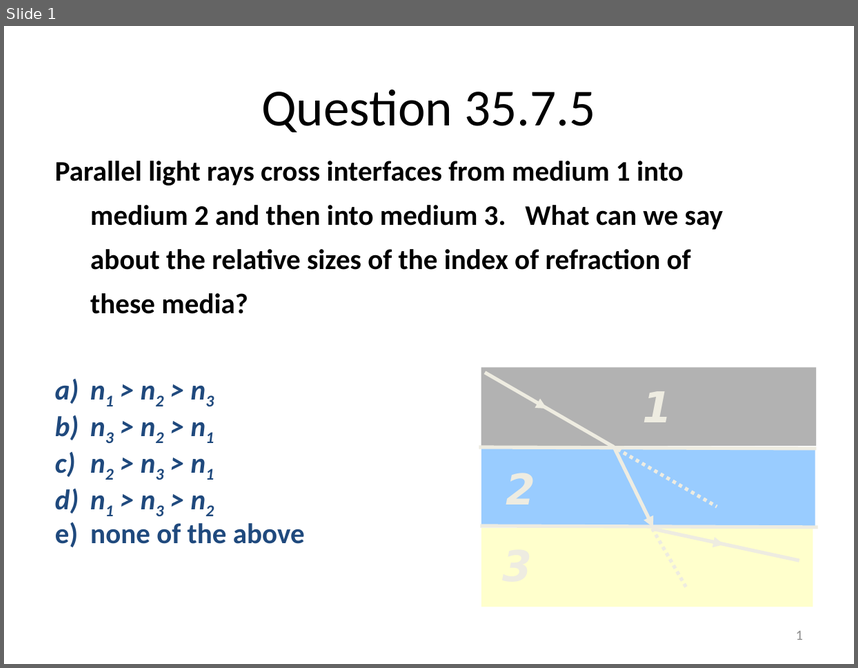
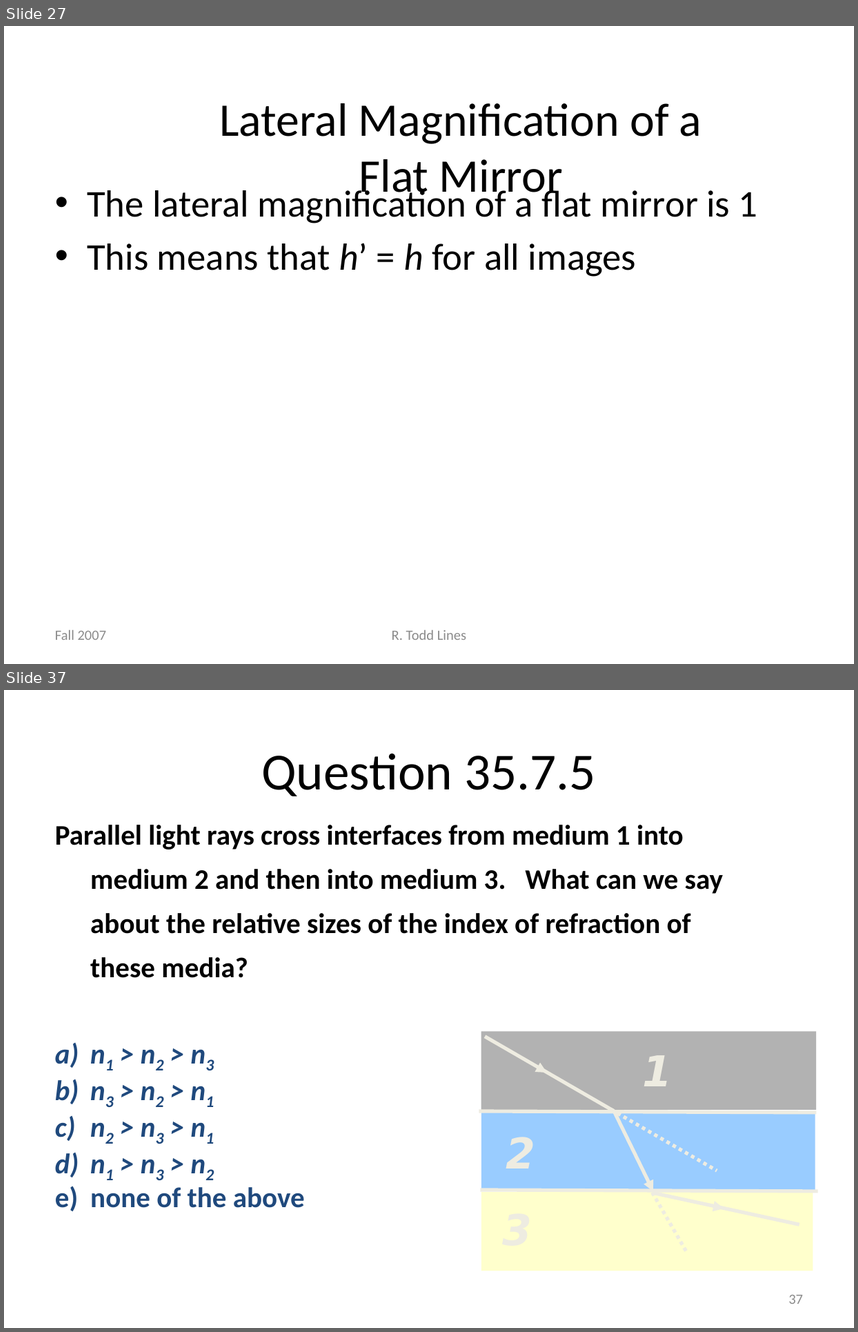
Before and after one commit to rtlines/Introductory-Physics-II, a slide deck: Lecture_Slides/PH 123 Lecture 15.pptx. Shown one above the other, each under a label of ours: slide 1 before the commit, slides 27 and 37 after it; the slides between them are not shown. The pictures are 858x668 and 858x1332 pixels, drawn with LibreOffice and Linux fonts; fonts in the diff are those of the drawing. Boxes give left, top, right and bottom in pixels: in the first picture for what was removed or moved away, otherwise in the second. Text is boxed around its words. In the diff, an @@ line names an element or a change of style, - is before the commit and + after.

```diff
--- a/Lecture_Slides/PH 123 Lecture 15.pptx
+++ b/Lecture_Slides/PH 123 Lecture 15.pptx
@@ slide 27 added at (4,26,854,664), background #FFFFFF @@
@@ title added at (220,103,702,203), 39.6 pt, text #000000 @@
+Lateral Magnification of a Flat Mirror
@@ text added at (87,185,758,276), 32 pt, text #000000 @@
+• The lateral magnification of a flat mirror is 1
+• This means that h’ = h for all images
@@ text added at (55,630,107,639), 12 pt, text #8C8C8C @@
+Fall 2007
@@ text added at (392,630,466,639), 12 pt, text #8C8C8C @@
+R. Todd Lines
@@ what was slide 1 is now slide 37 @@
@@ page number at (789,1294,803,1303): text changed @@
-1
+37
```
Also in this commit, not shown: 35 other slides added, 26 other files.
